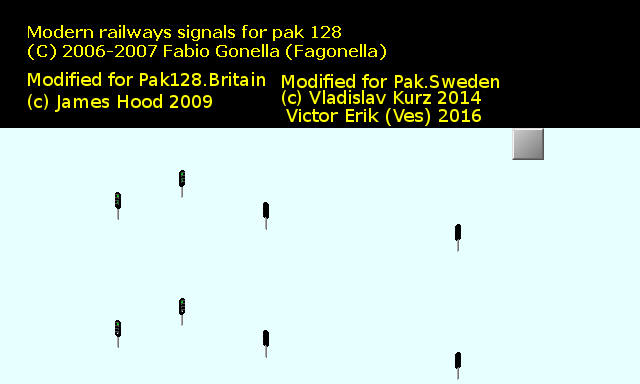
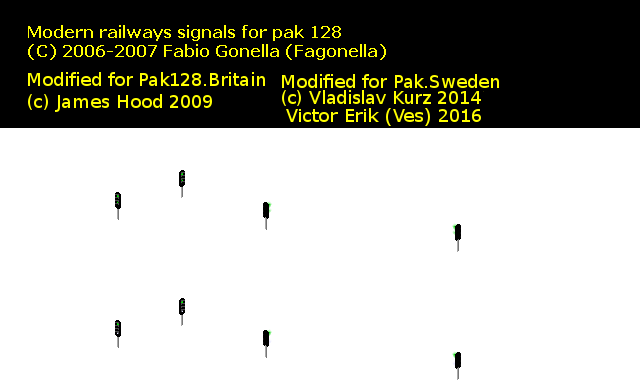
Layer changes from the first w=640, h=384 image to the second:
added layer "Flare" above "blink" over left=267, top=201, right=457, bottom=366
hid "Bakgrund" over left=0, top=128, right=640, bottom=384
